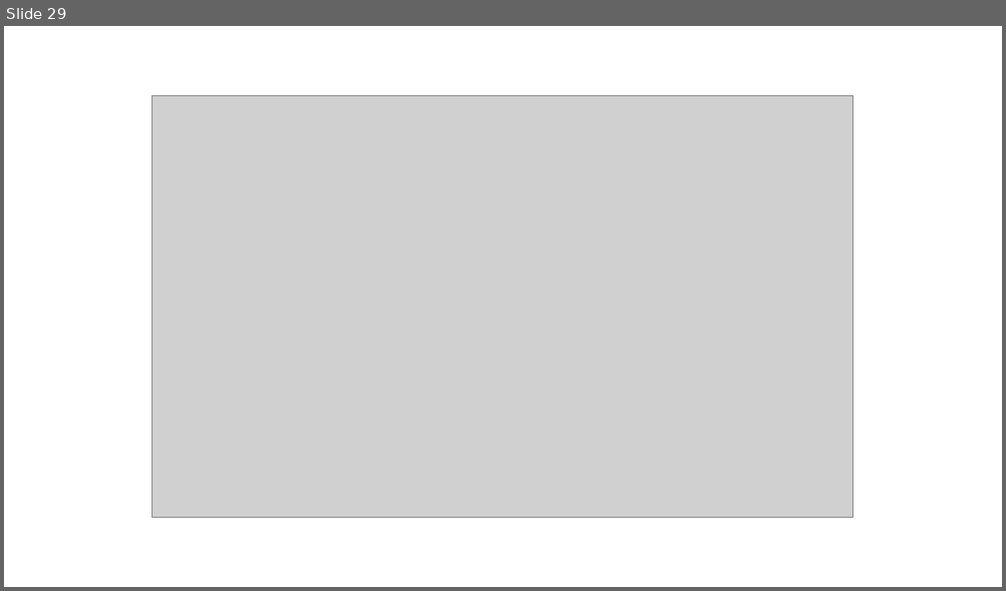
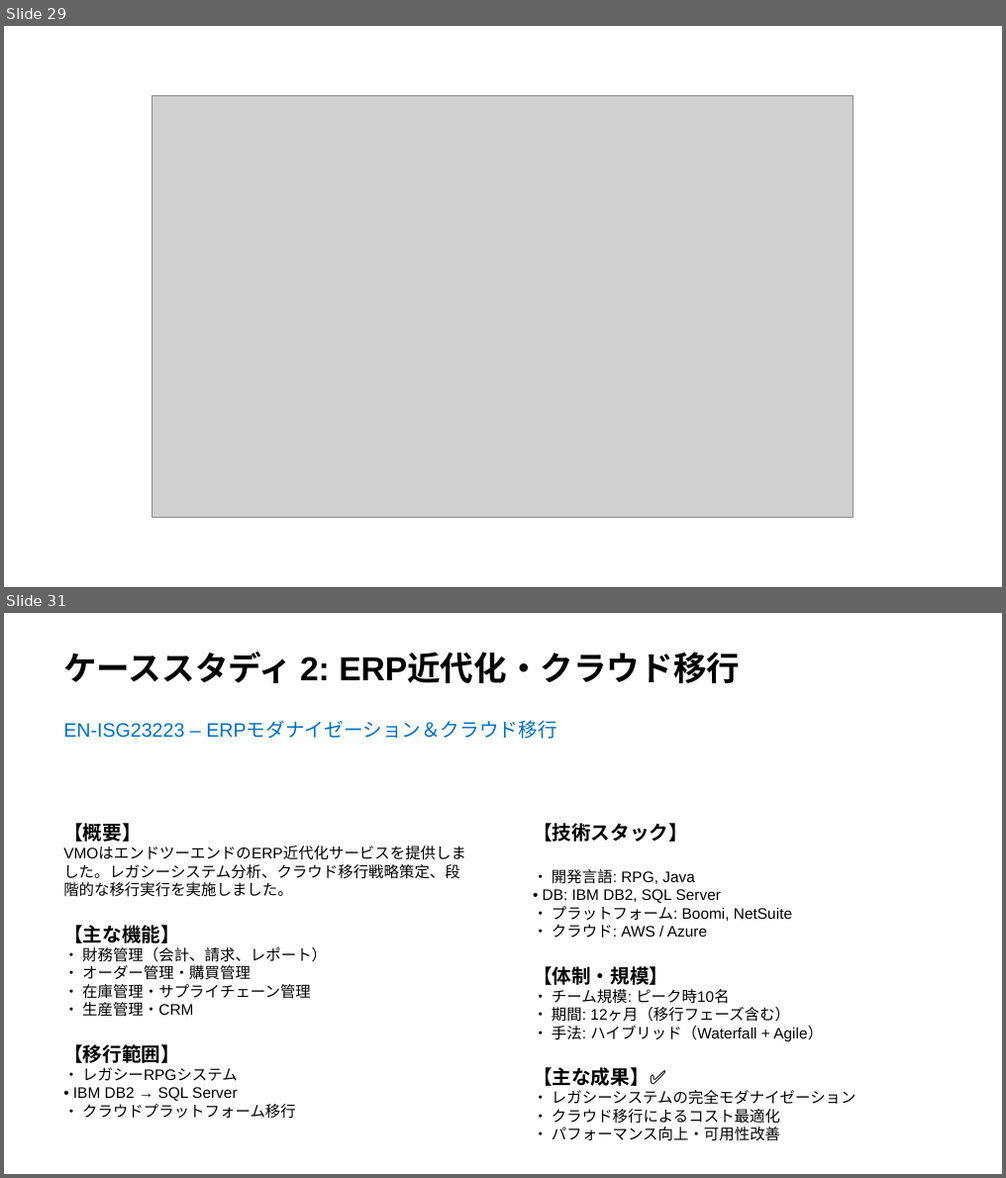
Before and after one commit to sslakd/Utility-app, a slide deck: Fujifilm_ODC_Proposal_JP.pptx. Shown one above the other, each under a label of ours: slide 29 before the commit, slides 29 and 31 after it; the slides between them are not shown. The pictures are 1006x591 and 1006x1178 pixels, drawn with LibreOffice and Linux fonts; fonts in the diff are those of the drawing; grey boxes stand for pictures. Boxes give left, top, right and bottom in pixels: in the first picture for what was removed or moved away, otherwise in the second. Text is boxed around its words. In the diff, an @@ line names an element or a change of style, - is before the commit and + after.

```diff
--- a/Fujifilm_ODC_Proposal_JP.pptx
+++ b/Fujifilm_ODC_Proposal_JP.pptx
@@ slide 31 added at [4,613,1002,1174], background #FFFFFF @@
@@ text added at [63,652,740,683], 24 pt, text #000000, bold @@
+ケーススタディ 2: ERP近代化・クラウド移行
@@ text added at [63,722,556,739], 14 pt, text #0070C0 @@
+EN-ISG23223 – ERPモダナイゼーション＆クラウド移行
@@ text added at [63,823,459,1119], 11 pt, text #000000 @@
+【概要】
+VMOはエンドツーエンドのERP近代化サービスを提供しました。レガシーシステム分析、クラウド移行戦略策定、段階的な移行実行を実施しました。
+【主な機能】
+• 財務管理（会計、請求、レポート）
+• オーダー管理・購買管理
+• 在庫管理・サプライチェーン管理
+• 生産管理・CRM
+【移行範囲】
+• レガシーRPGシステム
+• IBM DB2 → SQL Server
+• クラウドプラットフォーム移行
@@ text added at [533,823,856,1142], 11 pt, text #000000 @@
+【技術スタック】
+• 開発言語: RPG, Java
+• DB: IBM DB2, SQL Server
+• プラットフォーム: Boomi, NetSuite
+• クラウド: AWS / Azure
+【体制・規模】
+• チーム規模: ピーク時10名
+• 期間: 12ヶ月（移行フェーズ含む）
+• 手法: ハイブリッド（Waterfall + Agile）
+【主な成果】✅
+• レガシーシステムの完全モダナイゼーション
+• クラウド移行によるコスト最適化
+• パフォーマンス向上・可用性改善
```
Also in this commit, not shown: 1 other slide added.
